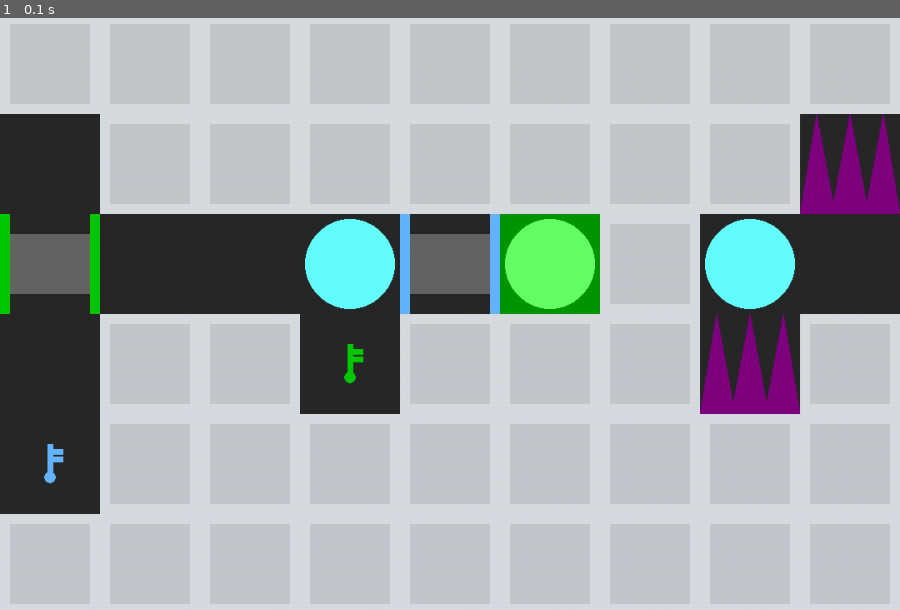
Above: before the commit, frame 1.
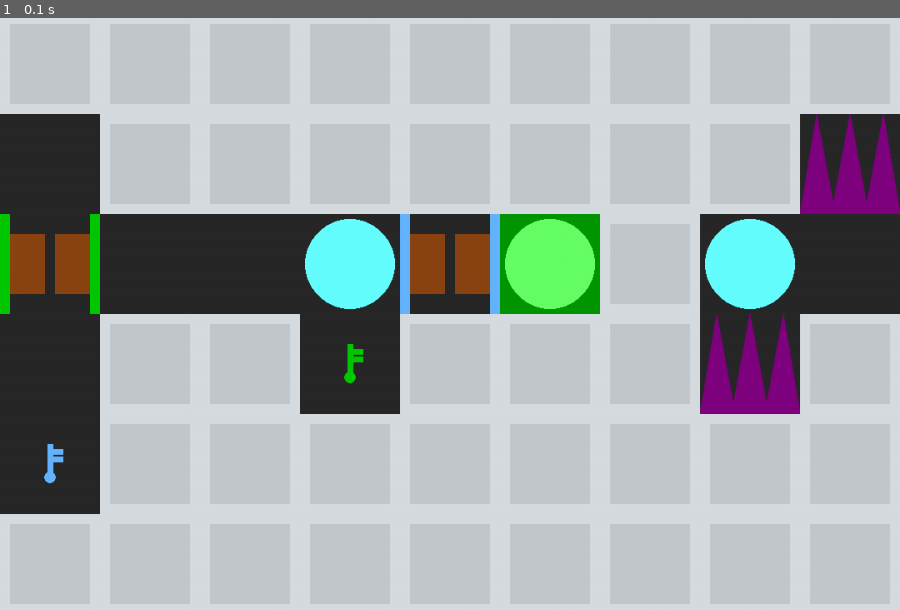
Above: after the commit, the same moment.

Repository: WingedSeal/mazegame
Game: pygame game, started from src/main.py
The game is run twice, just before and just after one commit, with the same random seed, the same clock (stepped at 60 frames per second) and the same inputs.
Inputs:
- Up to frame 1 (0.1 s): no input

The runs differ from the first frame. In frame 1, 1.8% of the frame differs, in the area x 1-55%, y 36-47%.

Commit message:
feat: improve door

Diff:
--- a/src/mazegame/map.py
+++ b/src/mazegame/map.py
@@ -21,6 +21,7 @@
 _PLAYER_COLOR = pygame.Color(102, 255, 255)
 _EXIT_OUTER_COLOR = pygame.Color(0, 150, 0)
 _EXIT_INNER_COLOR = pygame.Color(102, 255, 102)
+_DOOR_COLOR = pygame.Color(139, 69, 19)
 
 
 def _lerp(a: tuple[float, float], b: tuple[float, float], t: float) -> tuple[int, int]:
@@ -265,8 +266,12 @@
         if type(self) not in surfs:
             self.surf = pygame.Surface((tile_size, tile_size), pygame.SRCALPHA)
             self.surf.fill(
-                (100, 100, 100),
-                (tile_size * 0.1, tile_size * 0.2, tile_size * 0.8, tile_size * 0.6),
+                _DOOR_COLOR,
+                (tile_size * 0.1, tile_size * 0.2, tile_size * 0.35, tile_size * 0.6),
+            )
+            self.surf.fill(
+                _DOOR_COLOR,
+                (tile_size * 0.55, tile_size * 0.2, tile_size * 0.35, tile_size * 0.6),
             )
             surfs[type(self)] = self.surf
         else:
